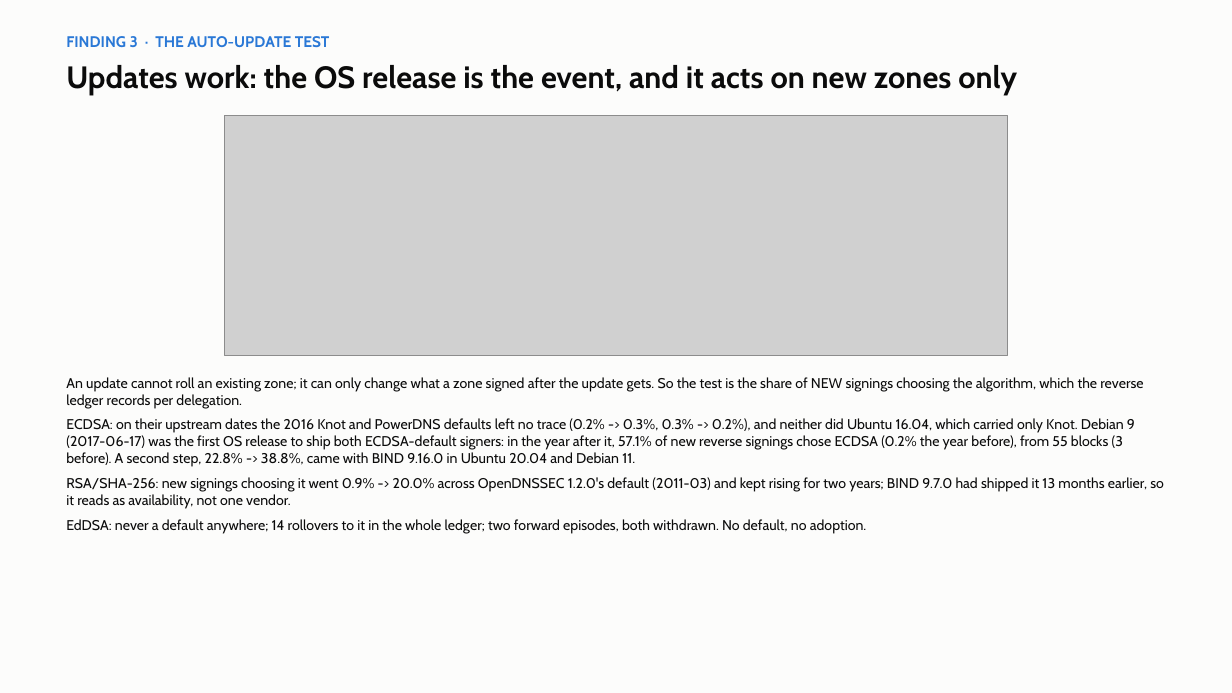
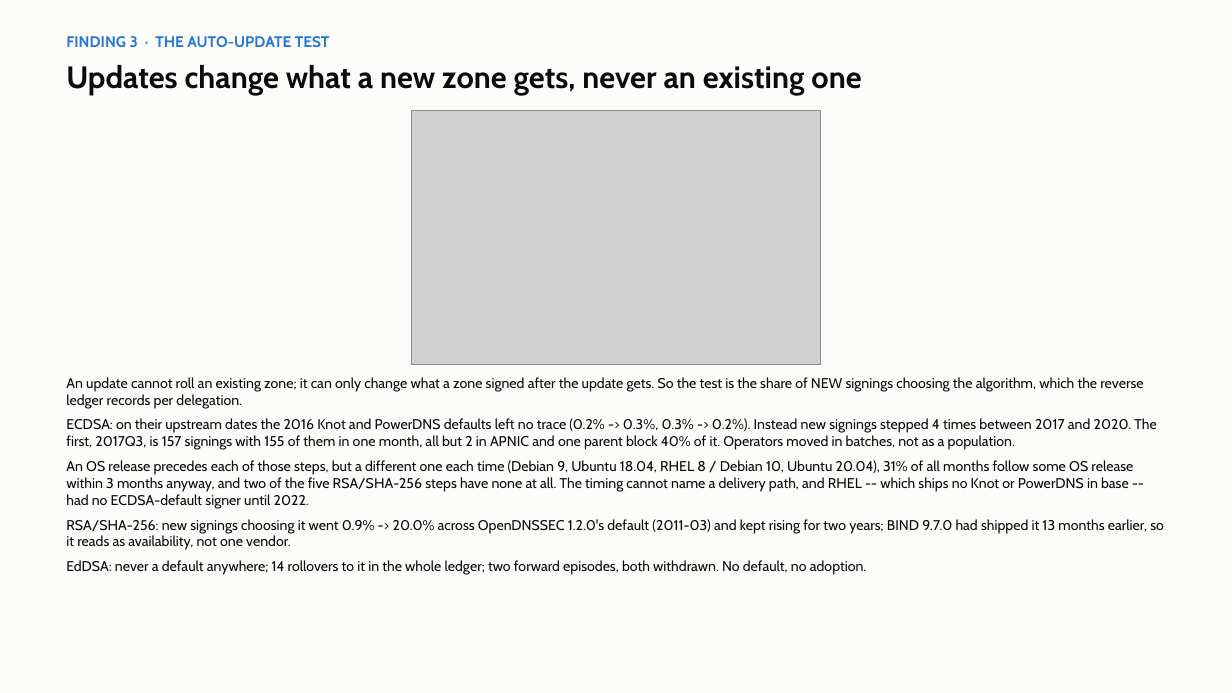
Before and after one commit to j776w781/rfc_adoption, a slide deck: slide 5 of out/analysis/dnssec_software_summary.pptx. Drawn at 1232x693 pixels with LibreOffice and Linux fonts; fonts in the diff are those of the drawing; grey boxes stand for pictures. Boxes give left, top, right and bottom in pixels: in the first picture for what was removed or moved away, otherwise in the second. Text is boxed around its words. In the diff, an @@ line names an element or a change of style, - is before the commit and + after.

```diff
--- a/out/analysis/dnssec_software_summary.pptx
+++ b/out/analysis/dnssec_software_summary.pptx
@@ text at bbox=[66, 65, 861, 95]: text changed @@
-Updates work: the OS release is the event, and it acts on new zones only
+Updates change what a new zone gets, never an existing one
@@ picture: place and size @@
-picture at bbox=[225, 116, 1008, 356]
+picture at bbox=[412, 111, 821, 365]
@@ text at bbox=[66, 418, 1156, 509]: text changed @@
-ECDSA: on their upstream dates the 2016 Knot and PowerDNS defaults left no trace (0.2% -> 0.3%, 0.3% -> 0.2%), and neither did Ubuntu 16.04, which carried only Knot. Debian 9 (2017-06-17) was the first OS release to ship both ECDSA-default signers: in the year after it, 57.1% of new reverse signings chose ECDSA (0.2% the year before), from 55 blocks (3 before). A second step, 22.8% -> 38.8%, came with BIND 9.16.0 in Ubuntu 20.04 and Debian 11.
+ECDSA: on their upstream dates the 2016 Knot and PowerDNS defaults left no trace (0.2% -> 0.3%, 0.3% -> 0.2%). Instead new signings stepped 4 times between 2017 and 2020. The first, 2017Q3, is 157 signings with 155 of them in one month, all but 2 in APNIC and one parent block 40% of it. Operators moved in batches, not as a population.
+An OS release precedes each of those steps, but a different one each time (Debian 9, Ubuntu 18.04, RHEL 8 / Debian 10, Ubuntu 20.04), 31% of all months follow some OS release within 3 months anyway, and two of the five RSA/SHA-256 steps have none at all. The timing cannot name a delivery path, and RHEL -- which ships no Knot or PowerDNS in base -- had no ECDSA-default signer until 2022.
```
Also in this commit, not shown: 2 other slides changed, 2 slides added, 28 other files.
